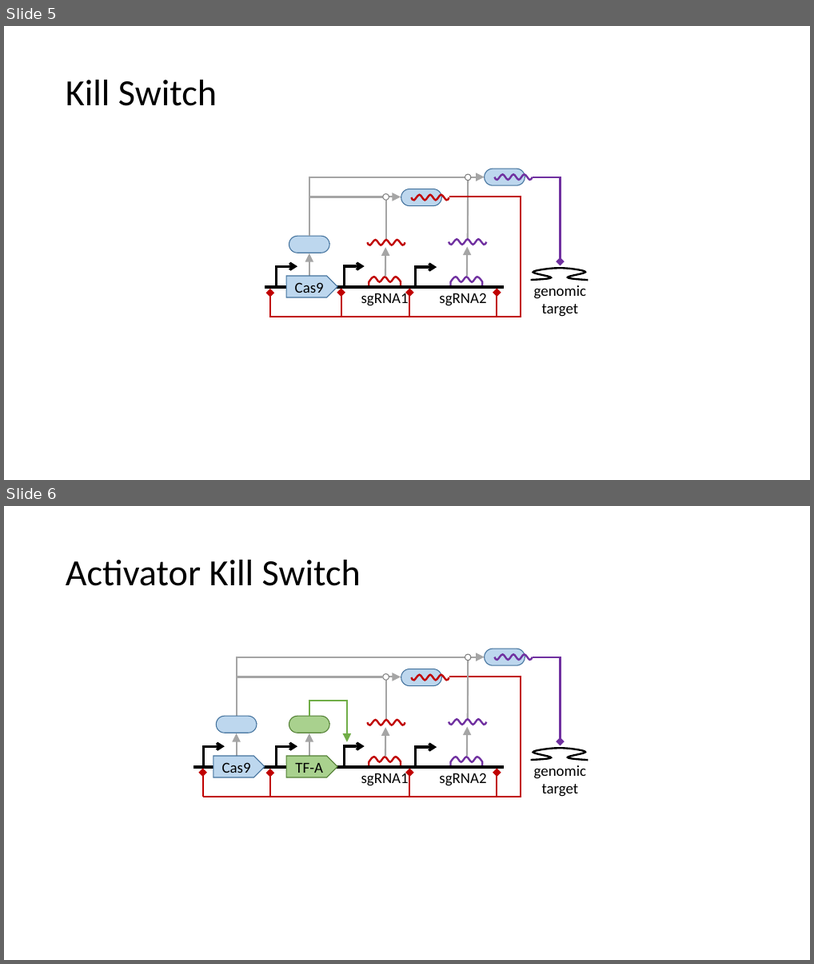
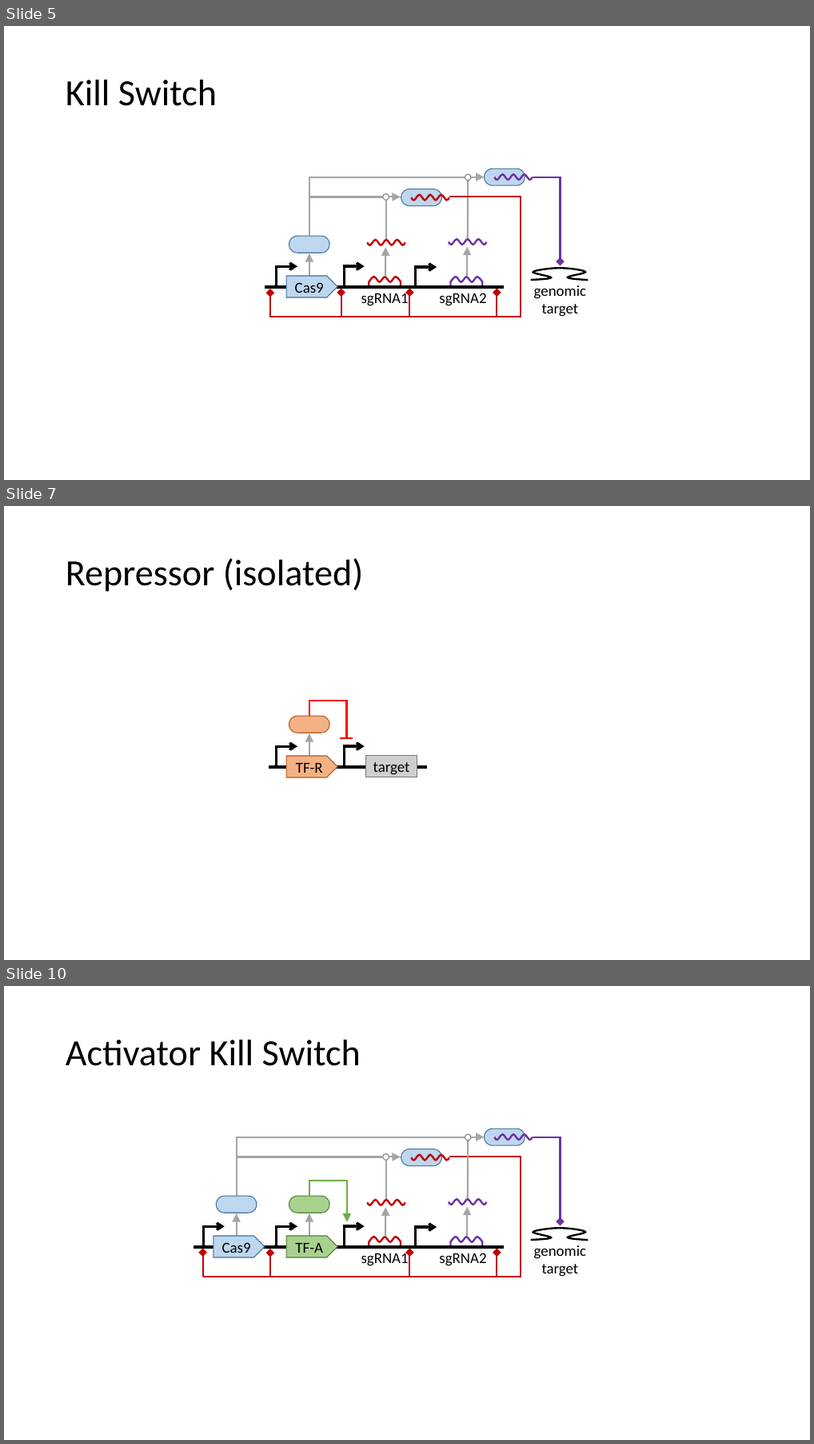
Before and after one commit to TASBE/CRISPR-safety-switches, a slide deck: paper_figures/sbolvisual/17 Combinations.pptx. Shown one above the other, each under a label of ours: slides 5 and 6 before the commit, slides 5, 7 and 10 after it; the slides between them are not shown. The pictures are 814x964 and 814x1444 pixels, drawn with LibreOffice and Linux fonts; fonts in the diff are those of the drawing. Boxes give left, top, right and bottom in pixels: in the first picture for what was removed or moved away, otherwise in the second. Text is boxed around its words. In the diff, an @@ line names an element or a change of style, - is before the commit and + after.

```diff
--- a/paper_figures/sbolvisual/17 Combinations.pptx
+++ b/paper_figures/sbolvisual/17 Combinations.pptx
@@ slide 7 added at bbox=[4, 506, 810, 960], background #FFFFFF @@
@@ title added at bbox=[66, 558, 363, 592], 44 pt, text #000000 @@
+Repressor (isolated)
@@ rounded rectangle added at bbox=[290, 716, 330, 733], fill #F4B183, outline #AF5C24 1 pt @@
@@ elbow line added from (310, 716) to (347, 738), #FF0000 2 pt @@
@@ arrow added from (310, 758) to (310, 733), #A5A5A5 2 pt @@
@@ line added from (340, 738) to (353, 738), #FF0000 2 pt @@
@@ line added from (268, 767) to (427, 767), #000000 3 pt @@
@@ elbow arrow added from (276, 766) to (298, 746), #000000 3 pt @@
@@ pentagon arrow added at bbox=[286, 756, 338, 778], fill #F4B183, outline #AF5C24 1 pt, 18 pt, text #000000 @@
+TF-R
@@ elbow arrow added from (342, 766) to (365, 746), #000000 3 pt @@
@@ pentagon arrow added at bbox=[366, 756, 418, 778], fill #D0CECE, outline #7A7A7A 1 pt, 18 pt, text #000000 @@
+target
@@ what was slide 6 is now slide 10 @@
```
Also in this commit, not shown: 3 other slides added, 36 other files.
